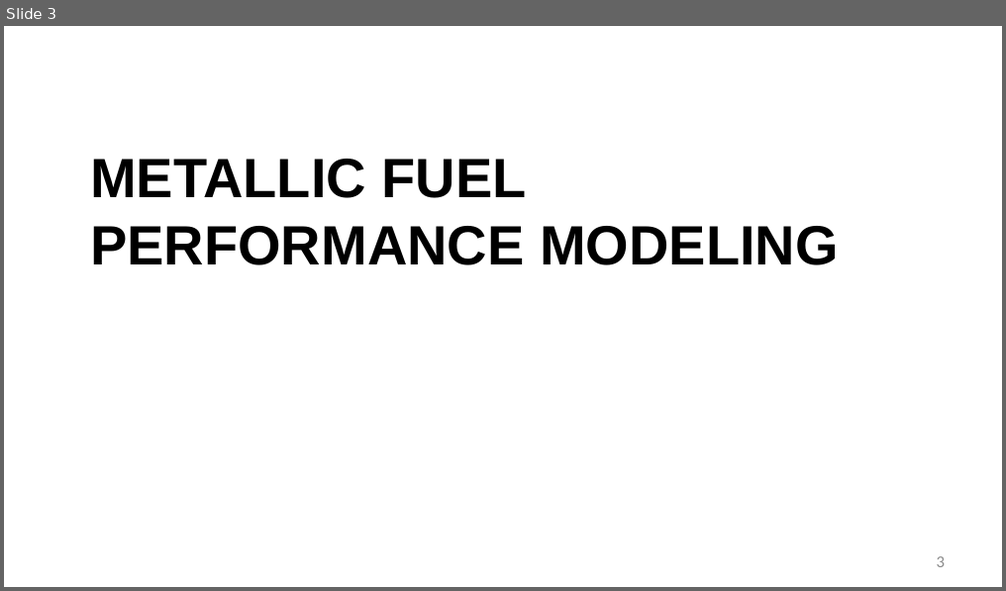
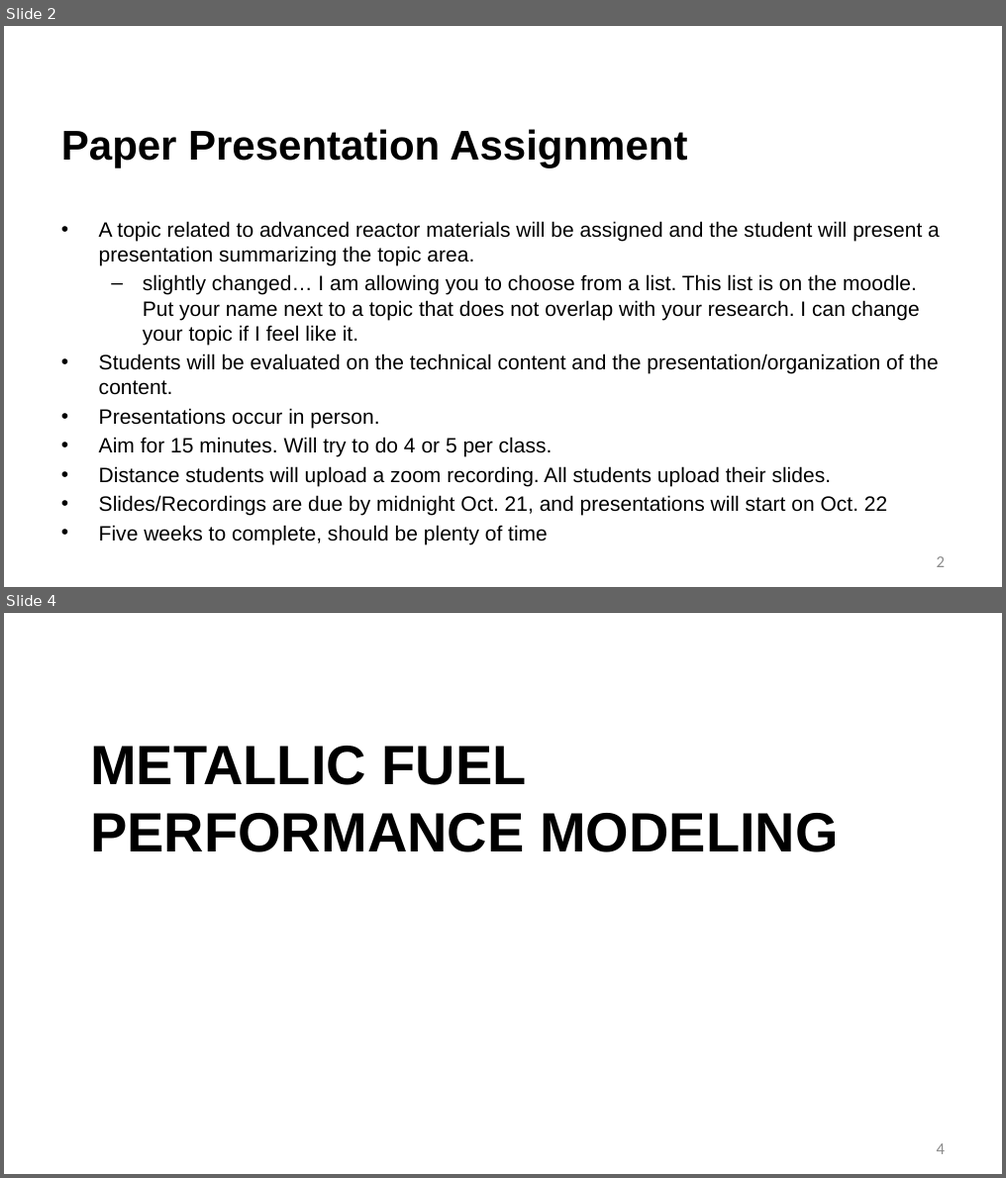
Before and after one commit to benbeeler/TEACHING, a slide deck: Advanced Reactor Materials/Fall2026/Lec11_SFRs.pptx. Shown one above the other, each under a label of ours: slide 3 before the commit, slides 2 and 4 after it; the slides between them are not shown. The pictures are 1006x591 and 1006x1178 pixels, drawn with LibreOffice and Linux fonts; fonts in the diff are those of the drawing; background and template pictures are left out. Boxes give left, top, right and bottom in pixels: in the first picture for what was removed or moved away, otherwise in the second. Text is boxed around its words. In the diff, an @@ line names an element or a change of style, - is before the commit and + after.

```diff
--- a/Advanced Reactor Materials/Fall2026/Lec11_SFRs.pptx
+++ b/Advanced Reactor Materials/Fall2026/Lec11_SFRs.pptx
@@ slide 2 added at <box>4,26,1002,587</box>, background #FFFFFF @@
@@ title added at <box>61,129,687,168</box>, 40 pt, text #000000, bold @@
+Paper Presentation Assignment
@@ text added at <box>99,221,940,542</box>, 20 pt, text #000000 @@
+• A topic related to advanced reactor materials will be assigned and the student will present a presentation summarizing the topic area.
+  – slightly changed… I am allowing you to choose from a list. This list is on the moodle. Put your name next to a topic that does not overlap with your research. I can change your topic if I feel like it.
+• Students will be evaluated on the technical content and the presentation/organization of the content.
+• Presentations occur in person.
+• Aim for 15 minutes. Will try to do 4 or 5 per class.
+• Distance students will upload a zoom recording. All students upload their slides.
+• Slides/Recordings are due by midnight Oct. 21, and presentations will start on Oct. 22
+• Five weeks to complete, should be plenty of time
@@ page number added at <box>937,557,944,568</box>, 16 pt, text #8C8C8C @@
+2
@@ what was slide 3 is now slide 4 @@
@@ page number at <box>937,1144,944,1155</box>: text changed @@
-3
+4
```
Also in this commit, not shown: 10 slides changed, 2 other slides added, 12 other files.
